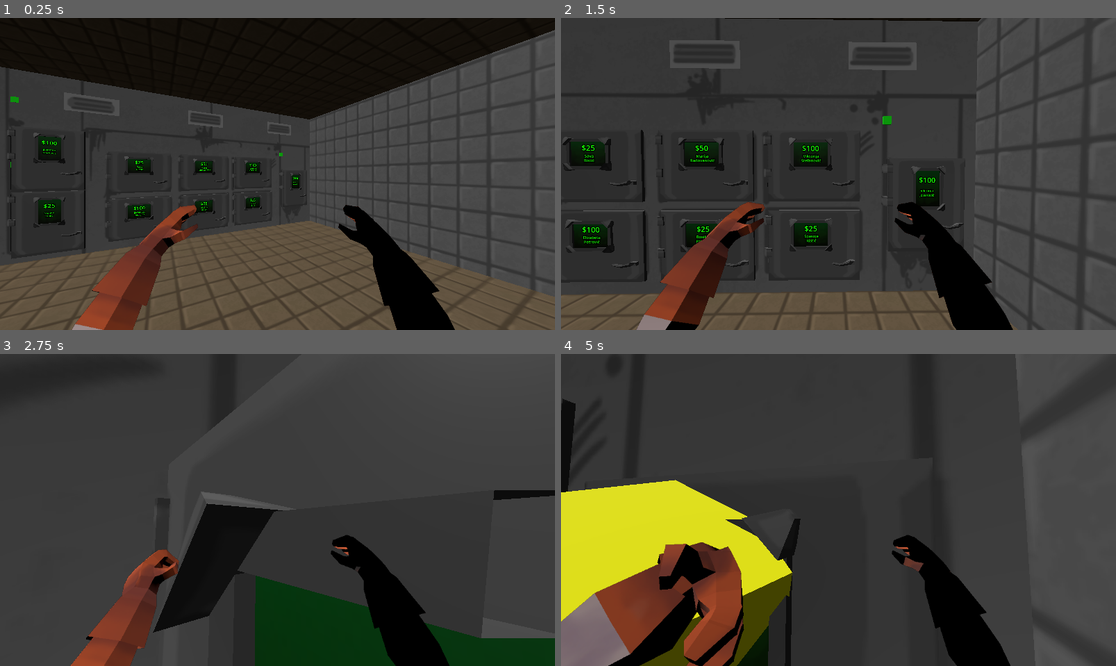
Above: before the commit, frames 1-4 (two rows, left to right).
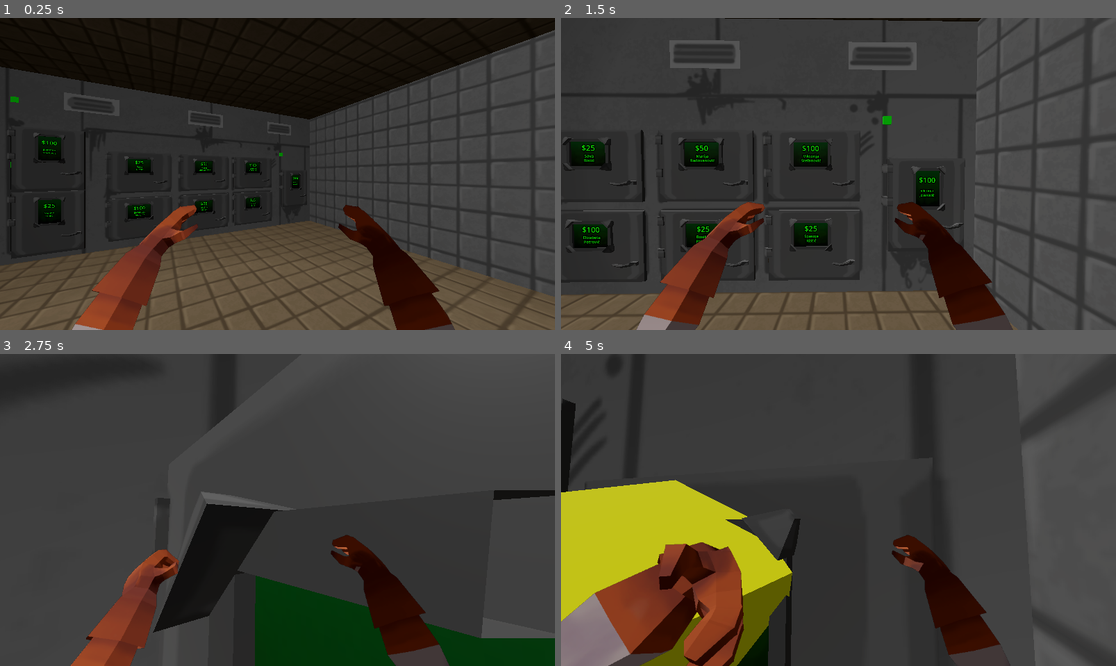
Above: after the commit, the same moments.

Repository: senseibobo/lesinar
Game: Godot game, scene res://world/world.tscn
The game is run twice, just before and just after one commit, with the same random seed, the same clock (stepped at 60 frames per second) and the same inputs. The engine's default icon, where the game draws it, is replaced by a stand-in: a white triangle on a blue panel in a dark square.
Inputs (mouse positions are in pixels of both pictures, inside the frame that each line leads up to):
- Up to frame 1 (0.25 s): no input
- Up to frame 2 (1.5 s): move the mouse to (866, 174) at 0.52 s; hold W (up) from 0.53 s (still down); tap E (interact) at 0.6 s; move the mouse to (810, 174) at 1.27 s; click (810, 174) at 1.35 s
- Up to frame 3 (2.75 s): keep holding W (up); move the mouse to (288, 503) at 2.02 s; tap E (interact) at 2.1 s
- Up to frame 4 (5 s): keep holding W (up); move the mouse to (832, 516) at 2.77 s; click (832, 516) at 2.85 s; move the mouse to (877, 513) at 3.52 s; tap E (interact) at 3.6 s; move the mouse to (794, 506) at 4.27 s; click (794, 506) at 4.35 s

The runs differ from the first frame. In frame 1, 3.2% of the frame differs, in the area x 7-82%, y 39-100%; in frame 2, 3.7%; in frame 3, 3.4%; in frame 4, 16%, in the area x 0-81%, y 40-100%.

Commit message:
some work on the ambient skibidi

Diff:
--- a/granice/granice.tscn
+++ b/granice/granice.tscn
@@ -1,10 +1,14 @@
-[gd_scene load_steps=5 format=3 uid="uid://dl5hw2edprci2"]
+[gd_scene load_steps=6 format=3 uid="uid://dl5hw2edprci2"]
 
 [ext_resource type="Script" path="res://granice/granice.gd" id="1_6lcxw"]
 [ext_resource type="Script" path="res://granice/border.gd" id="2_f16f7"]
 
 [sub_resource type="BoxShape3D" id="BoxShape3D_m0lhp"]
 size = Vector3(60, 10, 0.01)
+
+[sub_resource type="StandardMaterial3D" id="StandardMaterial3D_wudt7"]
+albedo_color = Color(0, 0, 0, 1)
+metallic_specular = 0.0
 
 [sub_resource type="BoxMesh" id="BoxMesh_yvk3f"]
 size = Vector3(60, 10, 0.02)
@@ -27,6 +31,7 @@
 shape = SubResource("BoxShape3D_m0lhp")
 
 [node name="MeshInstance3D" type="MeshInstance3D" parent="NorthBorder"]
+material_override = SubResource("StandardMaterial3D_wudt7")
 mesh = SubResource("BoxMesh_yvk3f")
 
 [node name="EastBorder" type="AnimatableBody3D" parent="."]
@@ -39,6 +44,7 @@
 shape = SubResource("BoxShape3D_m0lhp")
 
 [node name="MeshInstance3D" type="MeshInstance3D" parent="EastBorder"]
+material_override = SubResource("StandardMaterial3D_wudt7")
 mesh = SubResource("BoxMesh_yvk3f")
 
 [node name="WestBorder" type="AnimatableBody3D" parent="."]
@@ -51,6 +57,7 @@
 shape = SubResource("BoxShape3D_m0lhp")
 
 [node name="MeshInstance3D" type="MeshInstance3D" parent="WestBorder"]
+material_override = SubResource("StandardMaterial3D_wudt7")
 mesh = SubResource("BoxMesh_yvk3f")
 
 [node name="SouthBorder" type="StaticBody3D" parent="."]
@@ -62,6 +69,7 @@
 
 [node name="MeshInstance3D" type="MeshInstance3D" parent="SouthBorder"]
 transform = Transform3D(1, 0, 0, 0, 1, 0, 0, 0, 1, -30.38, 0, 0)
+material_override = SubResource("StandardMaterial3D_wudt7")
 mesh = SubResource("BoxMesh_yvk3f")
 
 [node name="CollisionShape3D2" type="CollisionShape3D" parent="SouthBorder"]
@@ -70,4 +78,5 @@
 
 [node name="MeshInstance3D2" type="MeshInstance3D" parent="SouthBorder"]
 transform = Transform3D(1, 0, 0, 0, 1, 0, 0, 0, 1, 36.13, 0, 0)
+material_override = SubResource("StandardMaterial3D_wudt7")
 mesh = SubResource("BoxMesh_yvk3f")
--- a/terrain/terrain.gd
+++ b/terrain/terrain.gd
@@ -35,6 +35,8 @@
 	elif held_tool is Krec:
 		selected_grave_info = preload("res://graves/zivi_krec/zivi_krec_info.tres")
 	else:
+		selected_grave_info = null
+		print("batonga")
 		preview_mesh.visible = false
 		preview_active = false
 
@@ -88,8 +90,9 @@
 
 
 func _process(delta):
-	_process_preview_place()
-	_process_attempt_place()
+	if selected_grave_info != null:
+		_process_preview_place()
+		_process_attempt_place()
 
 
 func _process_attempt_place():
@@ -127,6 +130,7 @@
 
 			var box_mesh: BoxMesh = preview_mesh.mesh
 			box_mesh.size = Vector3(selected_grave_info.size.x*aspect.x, 1.0, selected_grave_info.size.y*aspect.y)
+			#box_mesh.size += Vector3(0.15,0.0,0.15)
 			update_preview_color()
 	else:
 		preview_active = false
--- a/terrain/terrain.gdshader
+++ b/terrain/terrain.gdshader
@@ -1,4 +1,5 @@
 shader_type spatial;
+render_mode blend_mix, depth_draw_opaque;
 
 
 uniform sampler2D heightmap: filter_nearest;
@@ -25,17 +26,19 @@
 
 
 void vertex() {
-	NORMAL = get_normal(VERTEX, 5.0);
+	NORMAL = get_normal(VERTEX, 0.1);
 	VERTEX.y -= pow(textureLod(heightmap, UV,1.0).r,0.3)*amplitude;
 	COLOR.rgb = vec3(VERTEX.y)/1.0;
 	// Called for every vertex the material is visible on.
 }
 
 void fragment() {
+	vec3 old_albedo = ALBEDO;
 	ALBEDO.r = step(1.0,mod(UV.x*30.0,2.0))/3.0;
 	ALBEDO.b = step(1.0,mod(UV.y*30.0,2.0))/3.0;
 	ALBEDO.g = 1.0;
 	ALBEDO /= 2.0;
+	//ALBEDO = ALBEDO*old_albedo;
 }
 
 //void light() {
--- a/world/world.tscn
+++ b/world/world.tscn
@@ -7,8 +7,32 @@
 [ext_resource type="PackedScene" uid="uid://dl5hw2edprci2" path="res://granice/granice.tscn" id="6_7h36j"]
 [ext_resource type="PackedScene" uid="uid://ge533veisgpo" path="res://terrain/terrain.tscn" id="7_udxks"]
 
+[sub_resource type="ProceduralSkyMaterial" id="ProceduralSkyMaterial_v48ht"]
+sky_top_color = Color(0, 0, 0, 1)
+sky_horizon_color = Color(0, 0, 0, 1)
+
+[sub_resource type="Sky" id="Sky_e1vj0"]
+sky_material = SubResource("ProceduralSkyMaterial_v48ht")
+
 [sub_resource type="Environment" id="Environment_skxy8"]
+background_mode = 2
 background_energy_multiplier = 0.75
+sky = SubResource("Sky_e1vj0")
+ambient_light_source = 2
+ambient_light_color = Color(1, 1, 1, 1)
+ambient_light_energy = 0.1
+tonemap_mode = 2
+fog_enabled = true
+fog_mode = 1
+fog_light_energy = 0.0
+fog_density = 0.9945
+fog_depth_curve = 0.267943
+fog_depth_begin = 4.0
+fog_depth_end = 26.0
+volumetric_fog_density = 0.0735
+volumetric_fog_temporal_reprojection_amount = 0.78
+adjustment_enabled = true
+adjustment_brightness = 0.8
 
 [sub_resource type="PlaneMesh" id="PlaneMesh_3bh8n"]
 size = Vector2(25, 25)
@@ -43,5 +67,11 @@
 [node name="Terrain" parent="." node_paths=PackedStringArray("granice") instance=ExtResource("7_udxks")]
 granice = NodePath("../Granice")
 
+[node name="SpotLight3D" type="SpotLight3D" parent="."]
+transform = Transform3D(1, 0, 0, 0, 0.809294, 0.587404, 0, -0.587404, 0.809294, 15.1659, 3.87434, 30.2198)
+light_energy = 3.475
+shadow_enabled = true
+spot_range = 23.832
+
 [connection signal="tool_changed" from="Player" to="Terrain" method="update_terrain_mode"]
 [connection signal="grave_dug" from="Terrain" to="Player" method="_on_grave_dug"]
Not shown: 1 places in world/world.tscn that only renumber resources
